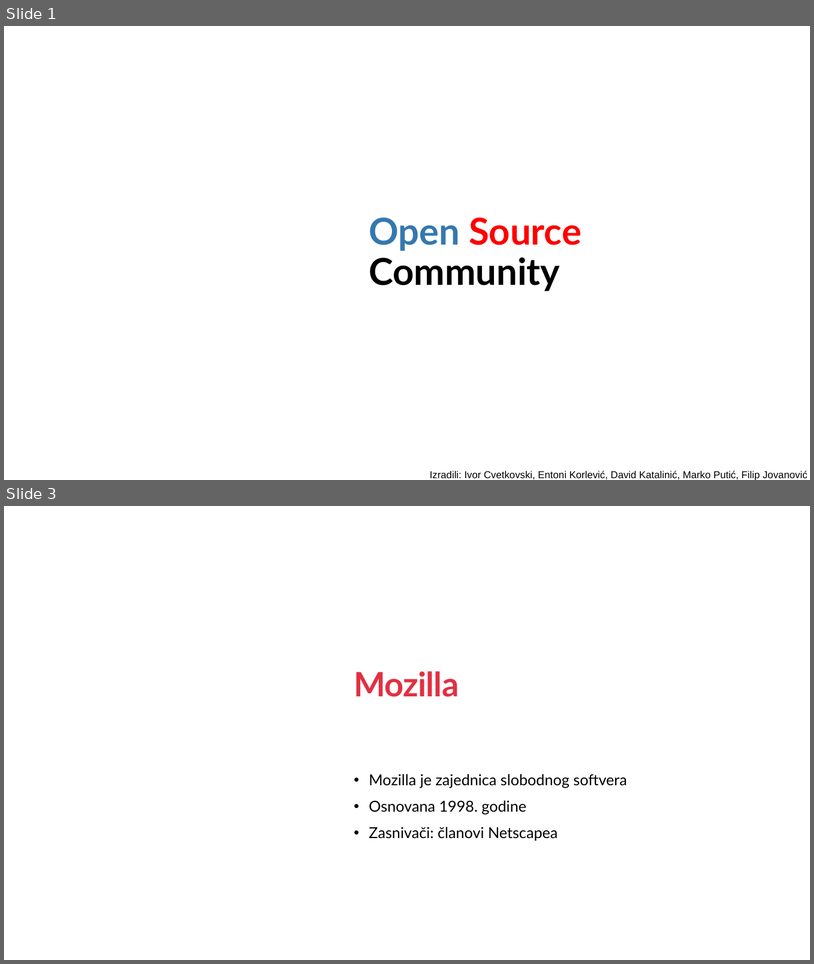
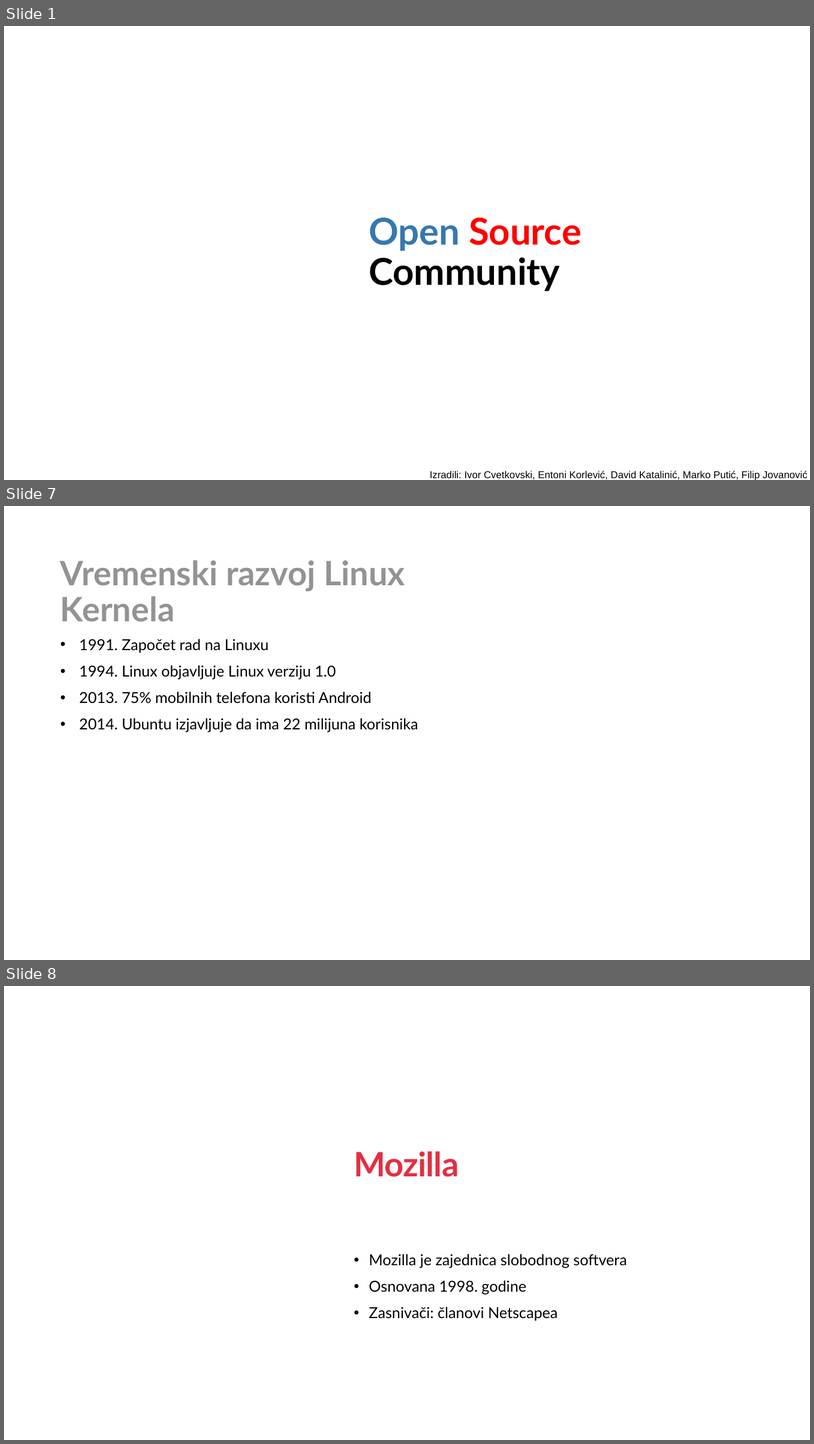
Before and after one commit to CvetkovskiIvor/ProgramskoInzenjerstvoSeminar, a slide deck: Open Source Prezentacija.pptx. Shown one above the other, each under a label of ours: slides 1 and 3 before the commit, slides 1, 7 and 8 after it; the slides between them are not shown. The pictures are 814x964 and 814x1444 pixels, drawn with LibreOffice and Linux fonts; fonts in the diff are those of the drawing; background and template pictures are left out. Boxes give left, top, right and bottom in pixels: in the first picture for what was removed or moved away, otherwise in the second. Text is boxed around its words. In the diff, an @@ line names an element or a change of style, - is before the commit and + after.

```diff
--- a/Open Source Prezentacija.pptx
+++ b/Open Source Prezentacija.pptx
@@ slide 7 added at box(4, 506, 810, 960), background #FFFFFF @@
@@ title added at box(60, 560, 405, 622), 40 pt, text #939393, bold @@
+Vremenski razvoj Linux Kernela
@@ text added at box(79, 639, 419, 732), 18 pt, text #000000 @@
+• 1991. Započet rad na Linuxu
+• 1994. Linux objavljuje Linux verziju 1.0
+• 2013. 75% mobilnih telefona koristi Android
+• 2014. Ubuntu izjavljuje da ima 22 milijuna korisnika
@@ what was slide 3 is now slide 8 @@
```
Also in this commit, not shown: 2 slides changed, 4 other slides added.
